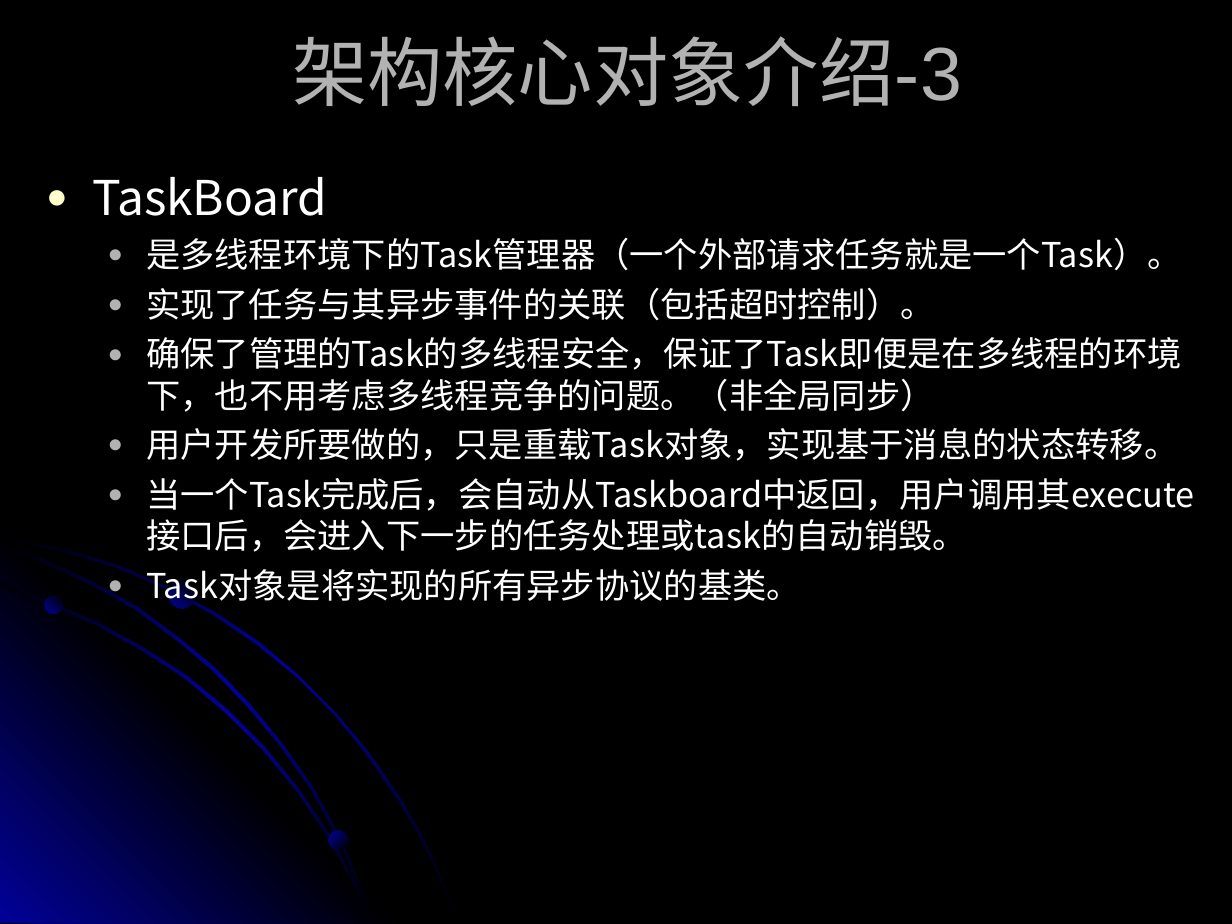
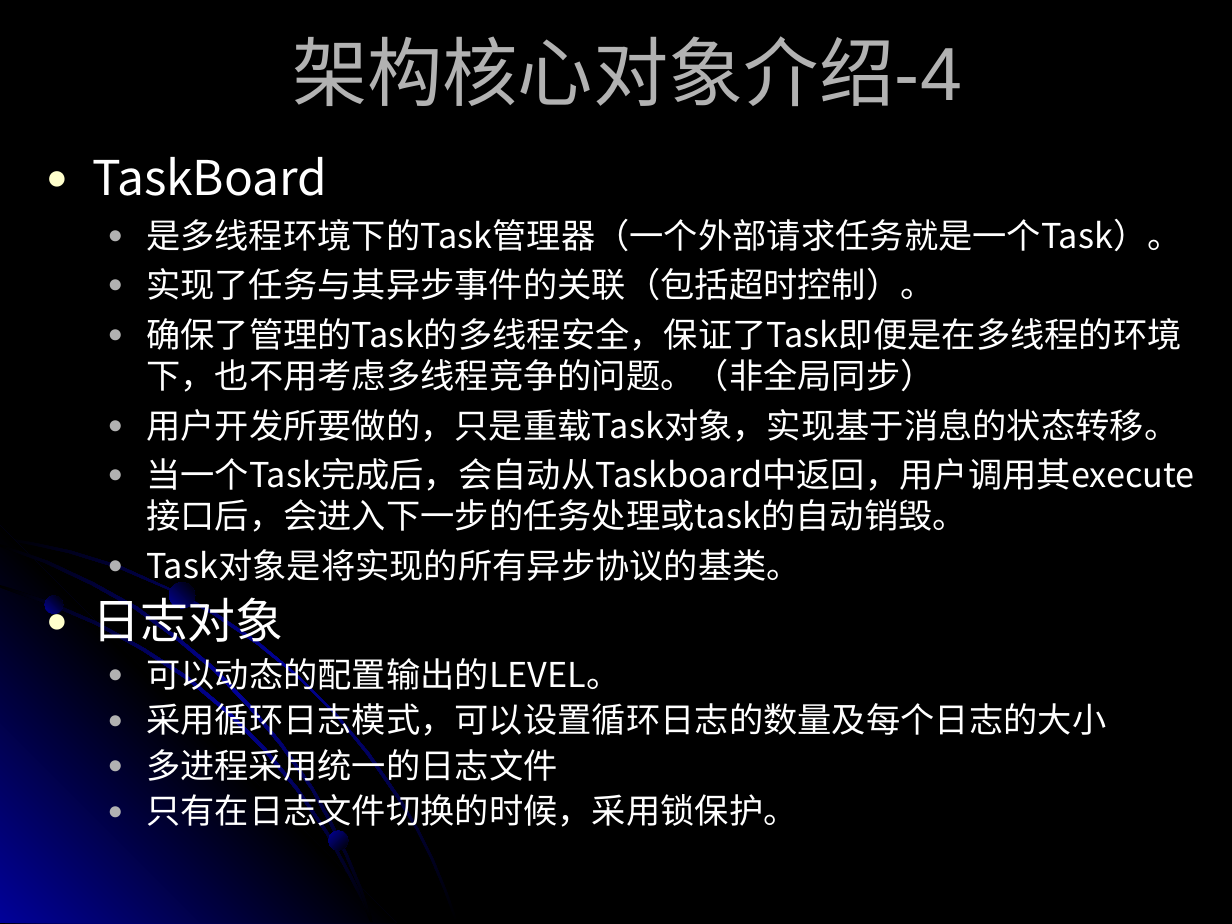
Before and after one commit to suchasplus/cwinux, a slide deck: slide 17 of trunk/cwinux/cwinux/doc/CWINUX introduce.ppt (slide 16 before the commit). Drawn at 1232x924 pixels with LibreOffice and Linux fonts; fonts in the diff are those of the drawing. Boxes give left, top, right and bottom in pixels: in the first picture for what was removed or moved away, otherwise in the second. Text is boxed around its words. In the diff, an @@ line names an element or a change of style, - is before the commit and + after.

```diff
--- a/trunk/cwinux/cwinux/doc/CWINUX introduce.ppt
+++ b/trunk/cwinux/cwinux/doc/CWINUX introduce.ppt
@@ title at [292,36,962,106]: text changed @@
-架构核心对象介绍-3
+架构核心对象介绍-4
@@ text "TaskBoard": place and size @@
-text "TaskBoard" at [92,177,1195,607]
+text "TaskBoard" at [92,157,1195,833]
@@ text at [92,589,1106,833]: paragraphs added @@
+● 日志对象
+  ● 可以动态的配置输出的LEVEL。
+  ● 采用循环日志模式，可以设置循环日志的数量及每个日志的大小
+  ● 多进程采用统一的日志文件
+  ● 只有在日志文件切换的时候，采用锁保护。
```
Also in this commit, not shown: 13 other slides changed, 1 slide added, 8 slides removed, 1 other file.
